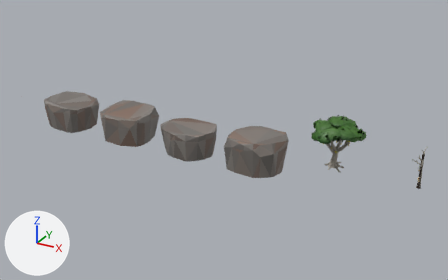
An edit to the glTF model src/assets/props.glb, drawn before and after from the same camera.
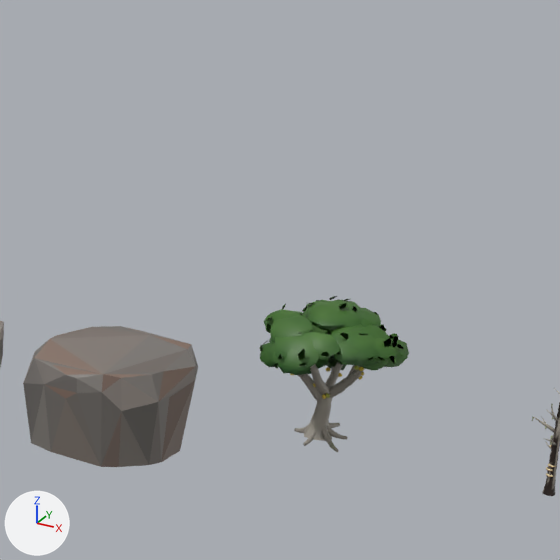
Old and new are each drawn from a camera (50 mm lens) standing at (48.11, -12.79, 6.45) and looking at (41.73, -1.2, 0.66) and again close up on the part from 48% to 94% of the width and 2% to 76% of the height. The lights are fixed; the arrows at lower left show +X, +Y and +Z. The last two pictures show the newer version.

Objects in the first close-up: 'fig_tree', 'slab_3', 'snag' and 1 more.
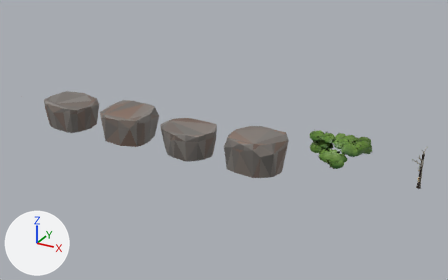
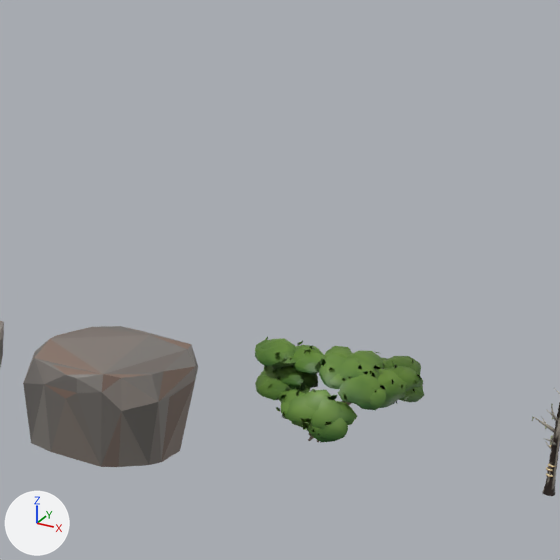
Location of each change, (x1, y1, x2, y2) in pixels of the close-ups (560 x 560 px):
'manzanillo', added (green)
    after: (255, 336, 424, 442)
'fig_tree', deleted (green)
    before: (260, 296, 409, 452)

The change, as a diff of the scene's bpy script:
```diff
--- a/src/assets/props.glb.py
+++ b/src/assets/props.glb.py
@@ me_manzanillo @@
+me_manzanillo.from_pydata(...)  # 8963 vertices, 15542 faces; spans x -0.581..0.878, y -0.644..0.704, z -0.024..0.857
+me_manzanillo.materials.append(mat_prop)
@@ ob_fig_tree @@
-ob_fig_tree = bpy.data.objects.new('fig_tree', me_fig_tree)
-ob_fig_tree.location = (44.0, 0.0, 0.0)
@@ ob_manzanillo @@
+ob_manzanillo = bpy.data.objects.new('manzanillo', me_manzanillo)
+ob_manzanillo.location = (44.0, 0.0, 0.0)
```
